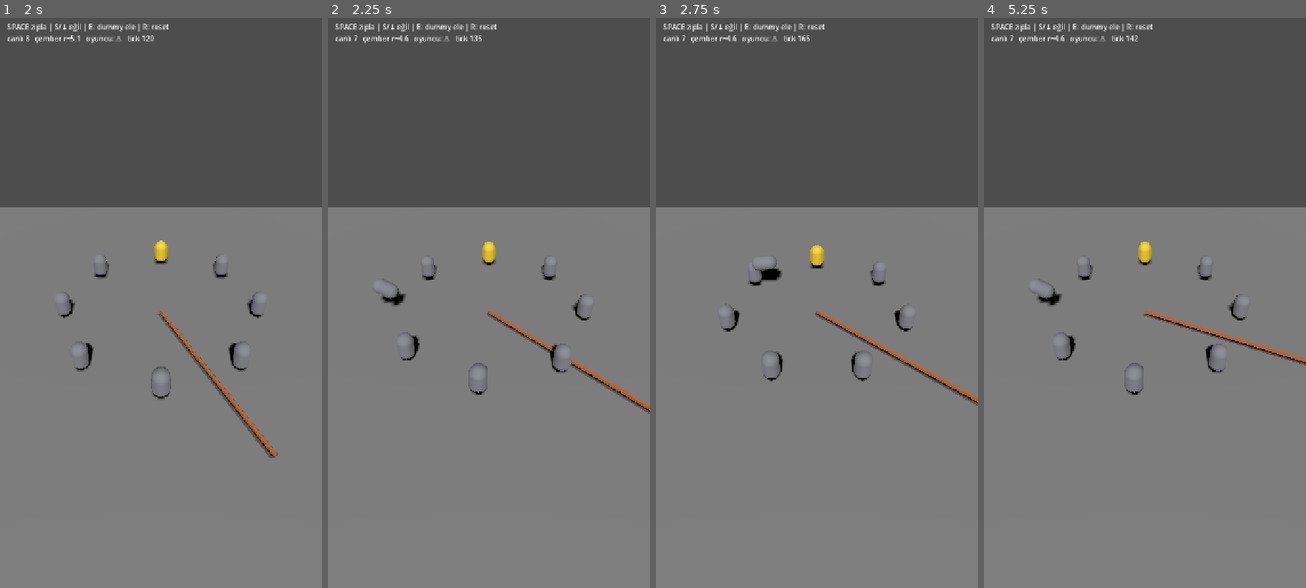
Above: before the commit, frames 1-4 (left to right).
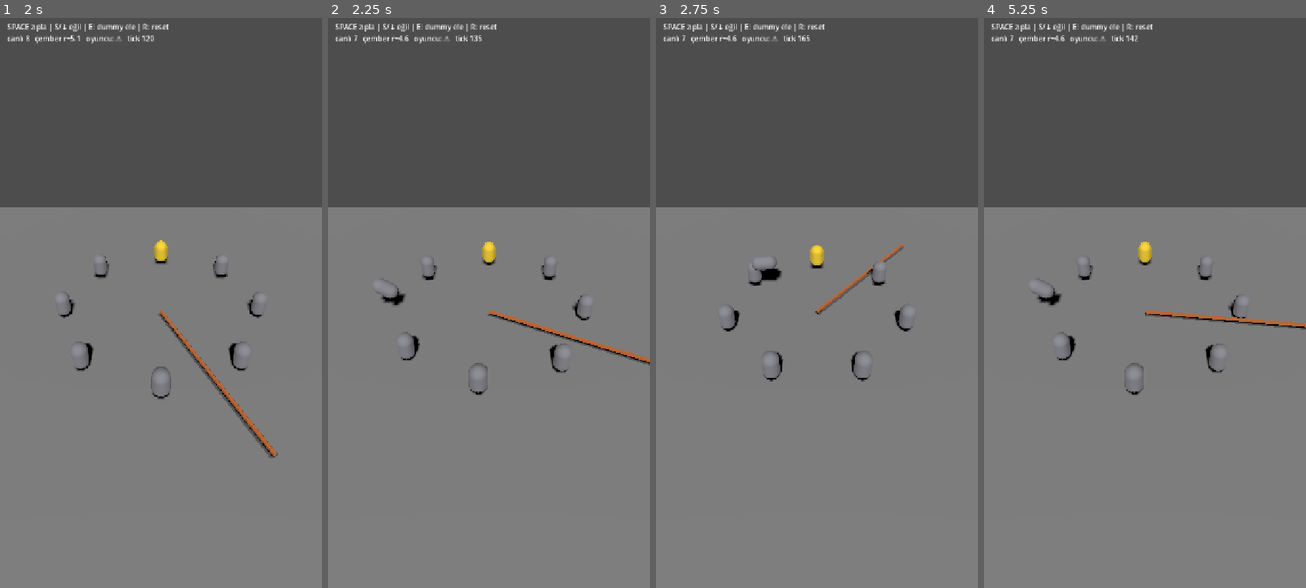
Above: after the commit, the same moments.

Repository: SametCanMavzer/loop-out
Game: Godot game, scene res://scenes/dev/arena_test.tscn
Same seed, same stepped clock (60 frames per second), same inputs: the game is played once before the commit and once after it. This scene is started directly instead of the project's main scene.
Inputs:
- Up to frame 1 (2 s): tap Enter at 0.5 s; tap Space (jump) at 0.6, 0.77, 1.07, 1.52, 1.55, 1.82 s; tap S (duck) at 1.35 s
- Up to frame 2 (2.25 s): tap E at 2.1 s
- Up to frame 3 (2.75 s): tap Space (jump) at 2.3 s
- Up to frame 4 (5.25 s): tap R at 2.85 s; tap Space (jump) at 3.02, 3.05, 3.32, 3.6, 3.77, 4.07, 4.52, 4.55, 4.82 s; tap S (duck) at 4.35 s; tap E at 5.1 s

Frame 1 is identical in both runs. In frame 2, 1.1% of the frame differs, in the area x 49-100%, y 51-70%; in frame 3, 0.9%; in frame 4, 1.0%.

Commit message:
fix: F5b audit — rope keeps spinning during reassign, free jumper node, kill stale tween
- physics_process: always advance rope (empty targets while suspended) so it keeps
  spinning during reassignment (§4.4); only crossing suspended
- eliminate: queue_free orphaned logic Jumper node
- reassign: kill previous tween before starting (rapid-E jitter)

Co-Authored-By: Claude Opus 4.8 <noreply@anthropic.com>

Diff:
--- a/scripts/dev/arena_test.gd
+++ b/scripts/dev/arena_test.gd
@@ -25,6 +25,7 @@
 var _r_max := 9.0
 var _ring_radius := 9.0
 var _flying := []           # elenen gövdeler: {node, vel:Vector3, angvel:float, life:float}
+var _reassign_tween: Tween
 
 # oyuncu zıplama görseli
 var _viz_vy := 0.0
@@ -90,11 +91,12 @@
 	var t := _clock.current_tick
 	for id in _alive_ids:
 		_players[id].jumper.tick(t)
+	# İp her zaman döner (§4.4); tween sırasında yalnız crossing askıda → boş hedef listesi.
+	var targets := []
 	if not _suspended:
-		var targets := []
 		for id in _alive_ids:
 			targets.append(_players[id].jumper)
-		_rope.tick(t, Config.perfect_ms(_round), Config.graze_ms(_round), targets)
+	_rope.tick(t, Config.perfect_ms(_round), Config.graze_ms(_round), targets)
 	_rope_viz.on_logic_step()
 
 
@@ -129,6 +131,7 @@
 		"node": viz, "vel": dir * 7.0 + Vector3.UP * 3.0,
 		"angvel": Rng.cosmetic.randf_range(-8, 8), "life": 1.6,
 	})
+	e.jumper.queue_free()   # öksüz mantık node'unu temizle
 	_players.erase(id)
 	_reassign()
 
@@ -141,7 +144,10 @@
 	_ring_radius = Ring.radius_for(n, _r_min, _r_max)
 	var angles := Ring.distribute_angles(n, pidx, PLAYER_ANGLE)
 	_suspended = true   # tween boyunca crossing askıda (§4.4 adalet)
+	if _reassign_tween != null and _reassign_tween.is_valid():
+		_reassign_tween.kill()   # hızlı E'de üst üste binen tween'leri önle
 	var tw := create_tween().set_parallel(true)
+	_reassign_tween = tw
 	for i in n:
 		var id = _alive_ids[i]
 		_players[id].jumper.angle_pos = angles[i]   # mantık son konuma hemen geçer
